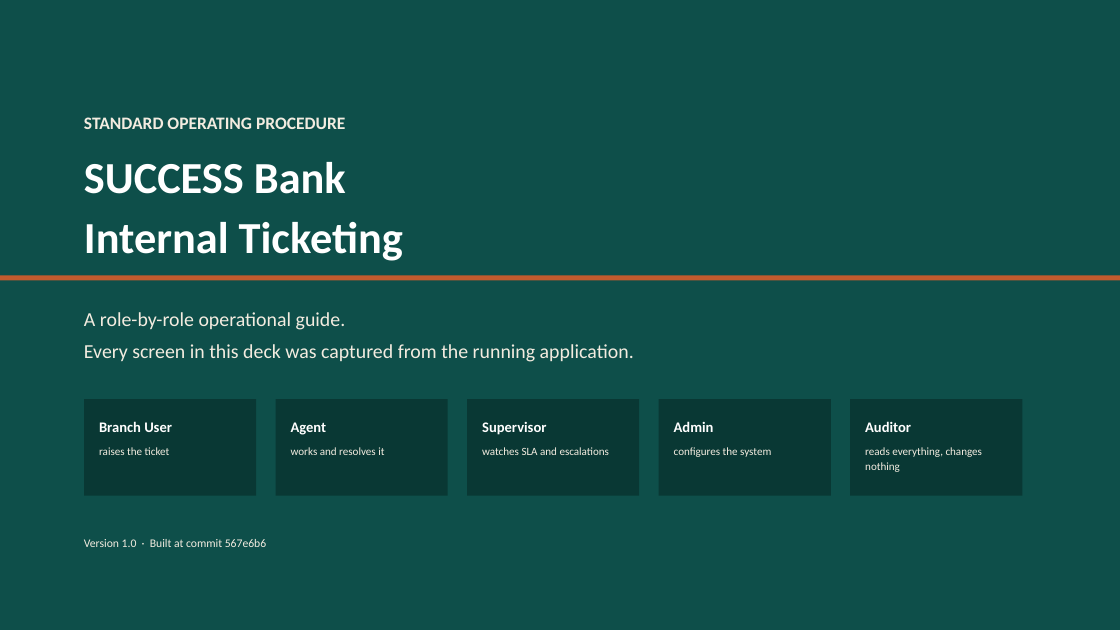
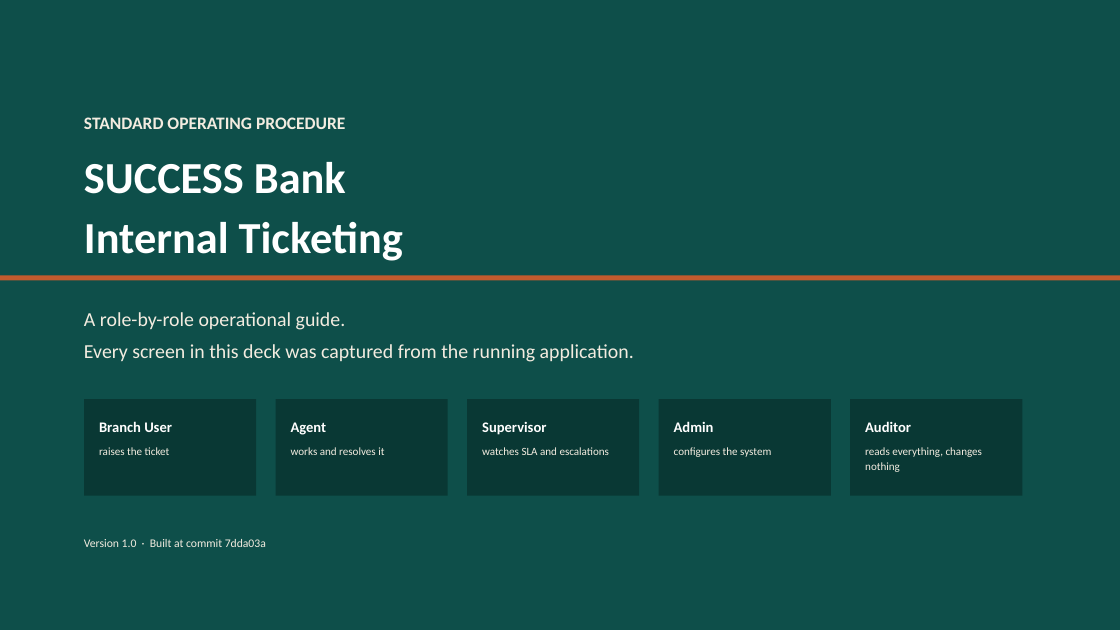
Before and after one commit to prajwal-patil-hub/Internal-Banking-Ticketing-System, a slide deck: slide 1 of docs/sop/SUCCESS-Bank-Ticketing-SOP.pptx. Drawn at 1120x630 pixels with LibreOffice and Linux fonts; fonts in the diff are those of the drawing. Boxes give left, top, right and bottom in pixels: in the first picture for what was removed or moved away, otherwise in the second. Text is boxed around its words. In the diff, an @@ line names an element or a change of style, - is before the commit and + after.

```diff
--- a/docs/sop/SUCCESS-Bank-Ticketing-SOP.pptx
+++ b/docs/sop/SUCCESS-Bank-Ticketing-SOP.pptx
@@ text at (84, 539, 266, 547): text changed @@
-Version 1.0 · Built at commit 567e6b6
+Version 1.0 · Built at commit 7dda03a
```
Also in this commit, not shown: 2 other slides changed, 1 other file.
